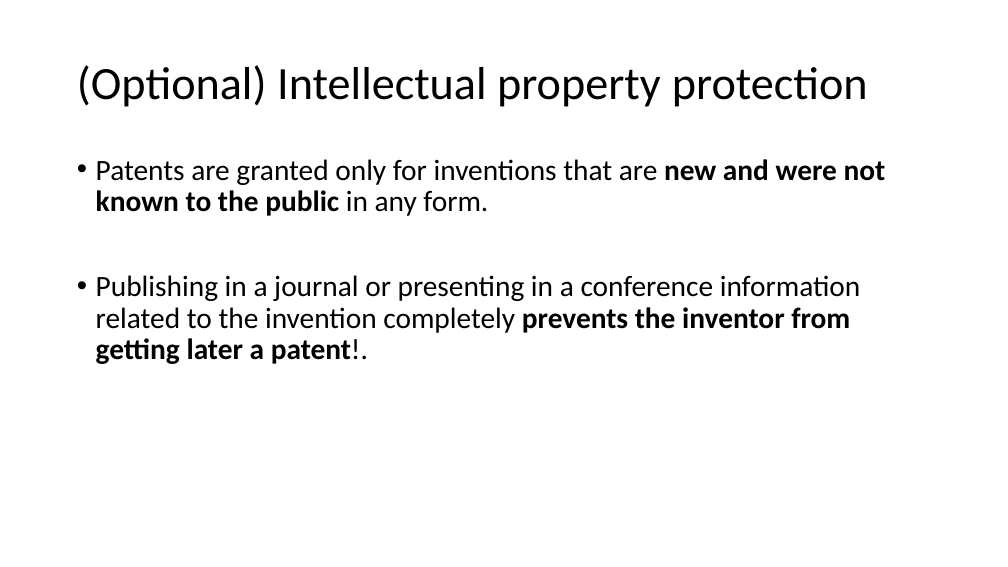
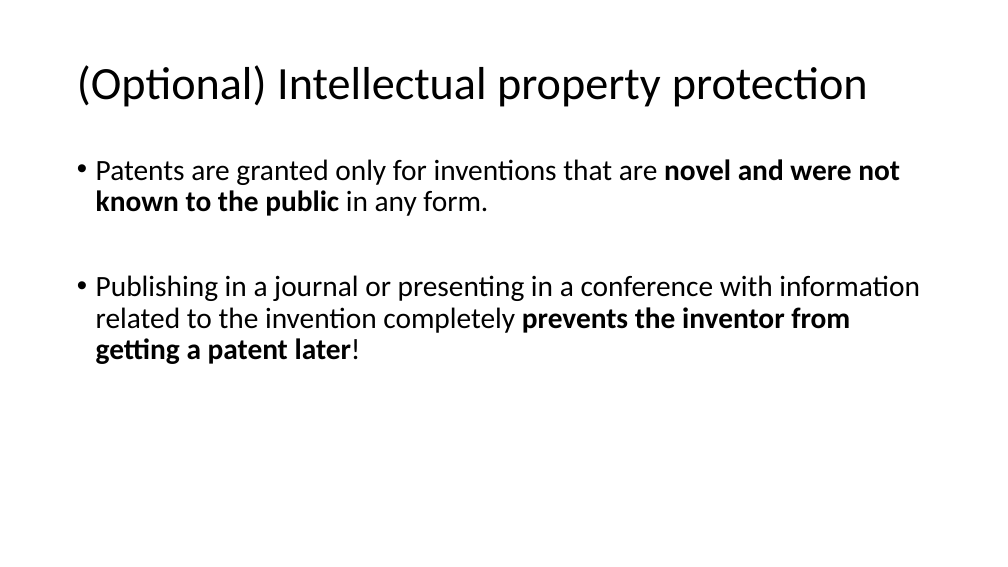
Before and after one commit to tobyhodges/solid-waddle, a slide deck: slide 20 of instructors/OS_Episode_v1.0.pptx. Drawn at 1008x567 pixels with LibreOffice and Linux fonts; fonts in the diff are those of the drawing. Boxes give left, top, right and bottom in pixels: in the first picture for what was removed or moved away, otherwise in the second. Text is boxed around its words. In the diff, an @@ line names an element or a change of style, - is before the commit and + after.

```diff
--- a/instructors/OS_Episode_v1.0.pptx
+++ b/instructors/OS_Episode_v1.0.pptx
@@ text at (96,159,920,364): text changed @@
-• Patents are granted only for inventions that are new and were not known to the public in any form.
-• Publishing in a journal or presenting in a conference information related to the invention completely prevents the inventor from getting later a patent!.
+• Patents are granted only for inventions that are novel and were not known to the public in any form.
+• Publishing in a journal or presenting in a conference with information related to the invention completely prevents the inventor from getting a patent later!
```
Also in this commit, not shown: 7 other slides changed, 6 other files.
